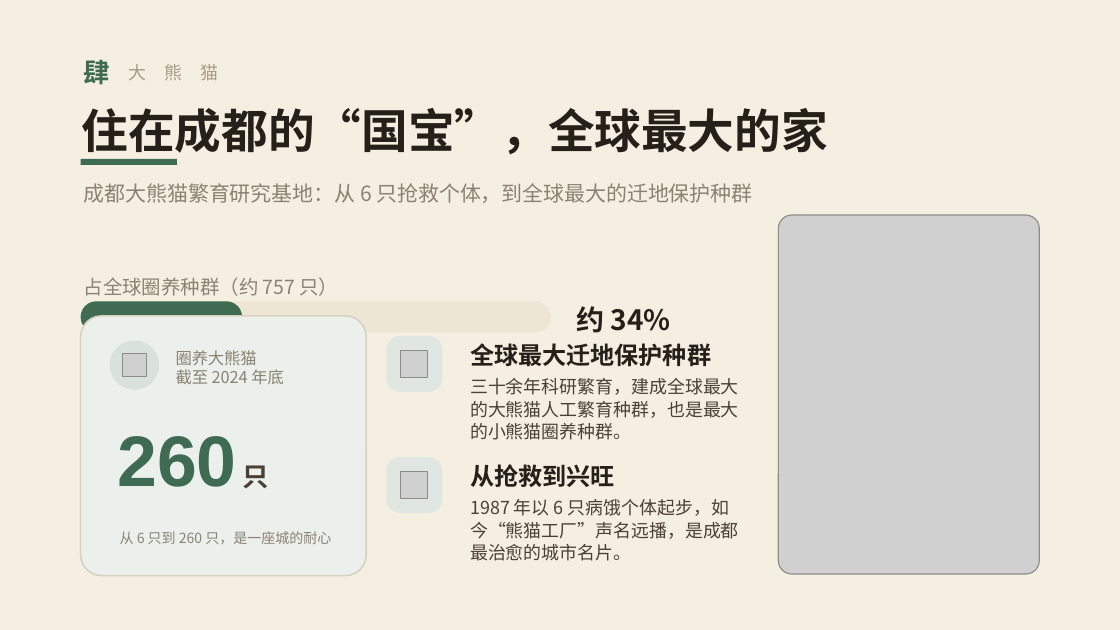
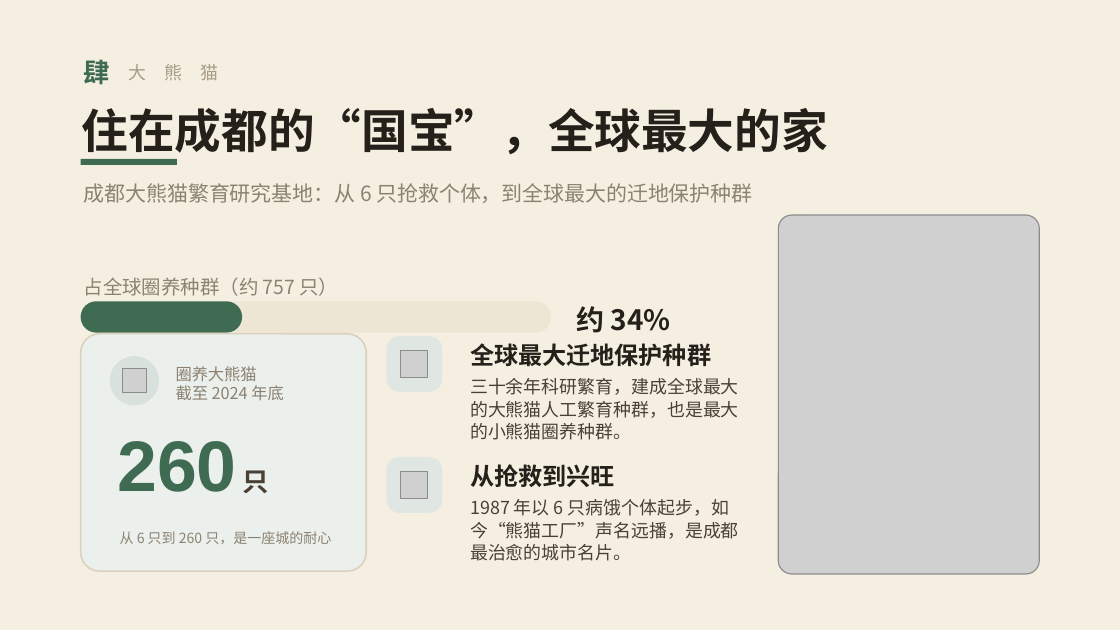
Before and after one commit to addsumtech/slides_maker-site, a slide deck: slide 8 of templates/decks/zh/chengdu/template.pptx. Drawn at 1120x630 pixels with LibreOffice and Linux fonts; fonts in the diff are those of the drawing; grey boxes stand for pictures. Boxes give left, top, right and bottom in pixels: in the first picture for what was removed or moved away, otherwise in the second. Text is boxed around its words. In the diff, an @@ line names an element or a change of style, - is before the commit and + after.

```diff
--- a/templates/decks/zh/chengdu/template.pptx
+++ b/templates/decks/zh/chengdu/template.pptx
@@ rounded rectangle: place and size @@
-rounded rectangle at [81, 316, 366, 576]
+rounded rectangle at [81, 334, 366, 571]
@@ 1 picture, 1 text, 1 ellipse: place and size @@
-1 picture, 1 text, 1 ellipse at [110, 340, 284, 390]
+1 picture, 1 text, 1 ellipse at [110, 356, 284, 405]
@@ text "260 只": place and size @@
-text "260 只" at [117, 436, 269, 488]
+text "260 只" at [117, 441, 269, 493]
```
Also in this commit, not shown: 5 other files.
